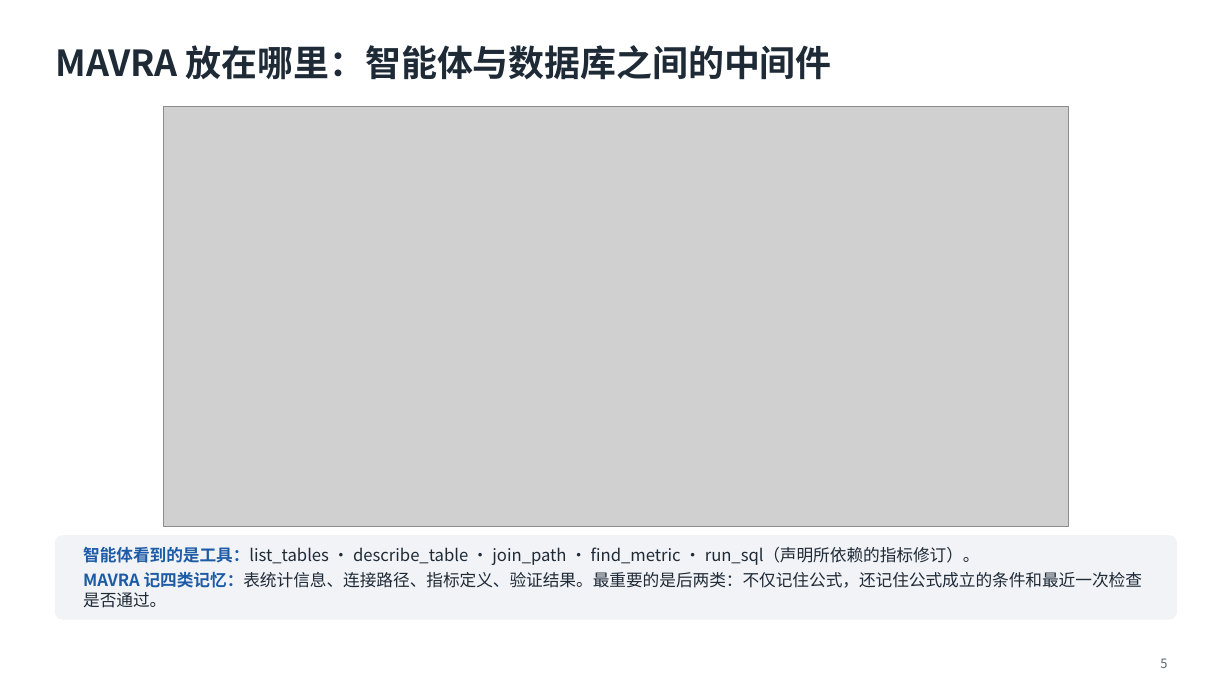
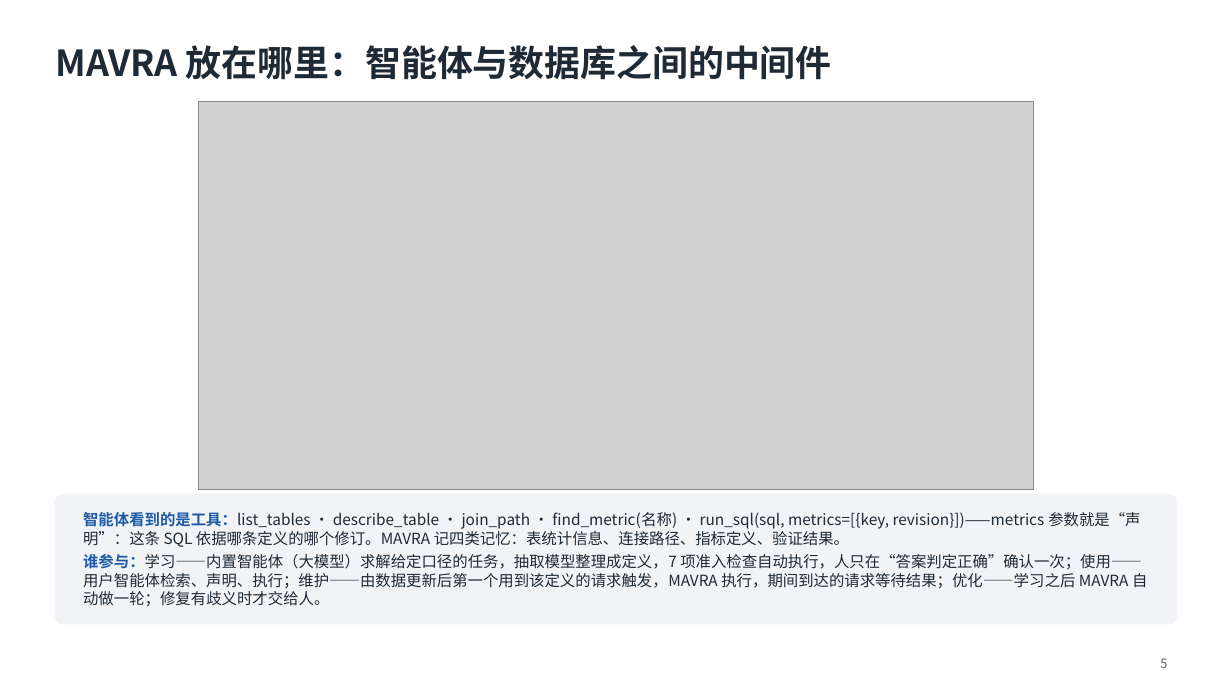
Before and after one commit to mmmttt000045/agent4db-adapter, a slide deck: slide 5 of docs/mavra-system.pptx. Drawn at 1232x693 pixels with LibreOffice and Linux fonts; fonts in the diff are those of the drawing; grey boxes stand for pictures. Boxes give left, top, right and bottom in pixels: in the first picture for what was removed or moved away, otherwise in the second. Text is boxed around its words. In the diff, an @@ line names an element or a change of style, - is before the commit and + after.

```diff
--- a/docs/mavra-system.pptx
+++ b/docs/mavra-system.pptx
@@ picture: place and size @@
-picture at (164,106,1067,527)
+picture at (199,102,1033,490)
@@ rounded rectangle: place and size @@
-rounded rectangle at (55,536,1177,619)
+rounded rectangle at (55,494,1177,624)
@@ rounded rectangle at (55,494,1177,624): proportions changed @@
@@ text at (83,512,1147,607): text changed; size 13 to 12 pt @@
-智能体看到的是工具：list_tables · describe_table · join_path · find_metric · run_sql（声明所依赖的指标修订）。
-MAVRA 记四类记忆：表统计信息、连接路径、指标定义、验证结果。最重要的是后两类：不仅记住公式，还记住公式成立的条件和最近一次检查是否通过。
+智能体看到的是工具：list_tables · describe_table · join_path · find_metric(名称) · run_sql(sql, metrics=[{key, revision}])——metrics 参数就是“声明”：这条 SQL 依据哪条定义的哪个修订。MAVRA 记四类记忆：表统计信息、连接路径、指标定义、验证结果。
+谁参与：学习——内置智能体（大模型）求解给定口径的任务，抽取模型整理成定义，7 项准入检查自动执行，人只在“答案判定正确”确认一次；使用——用户智能体检索、声明、执行；维护——由数据更新后第一个用到该定义的请求触发，MAVRA 执行，期间到达的请求等待结果；优化——学习之后 MAVRA 自动做一轮；修复有歧义时才交给人。
```
Also in this commit, not shown: 1 other slide changed, 2 slides added, 8 other files.
